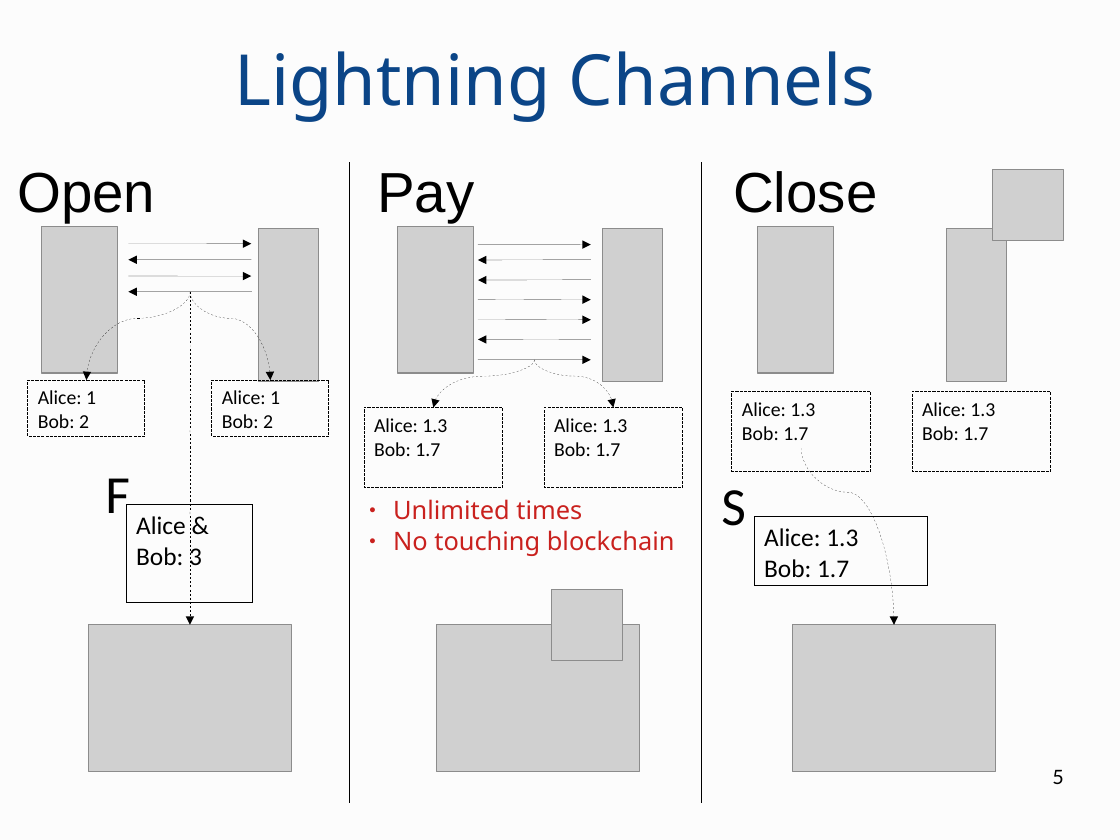
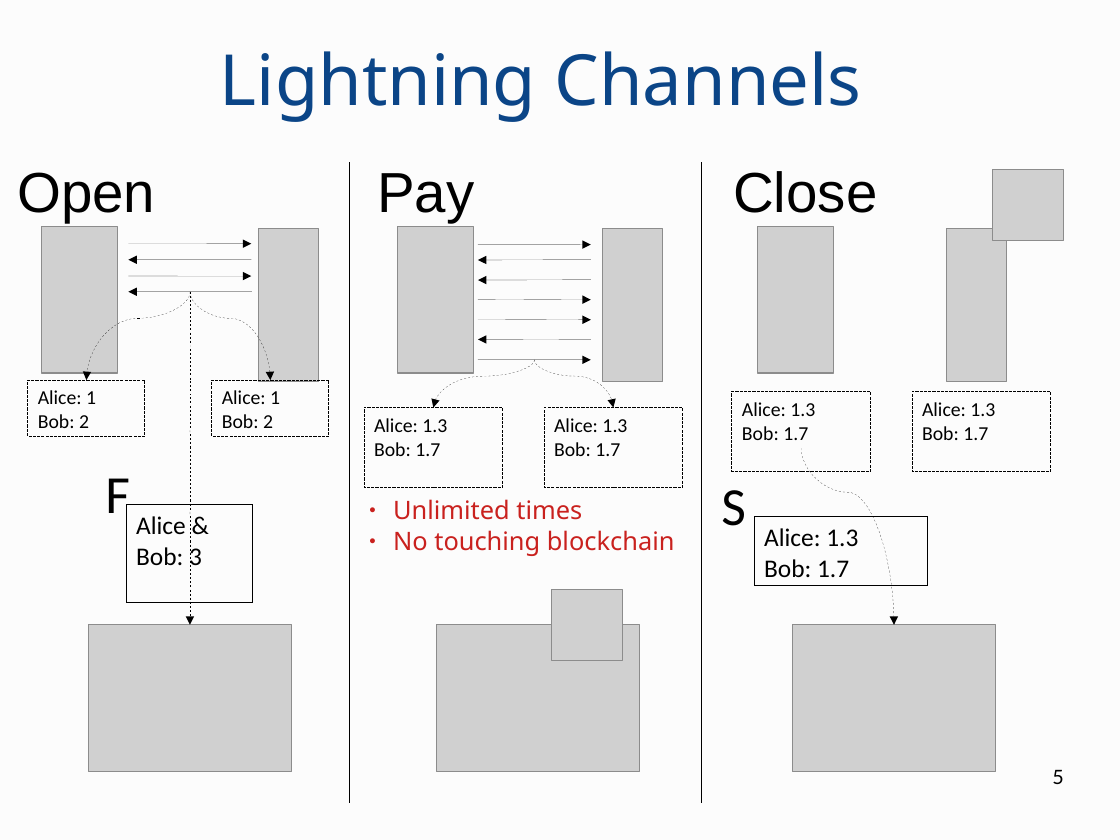
Before and after one commit to OrfeasLitos/PaymentChannels, a slide deck: slide 5 of paper-slides/presentation.odp. Drawn at 1120x840 pixels with LibreOffice and Linux fonts; fonts in the diff are those of the drawing; grey boxes stand for pictures. Boxes give left, top, right and bottom in pixels: in the first picture for what was removed or moved away, otherwise in the second. Text is boxed around its words. In the diff, an @@ line names an element or a change of style, - is before the commit and + after.

```diff
--- a/paper-slides/presentation.odp
+++ b/paper-slides/presentation.odp
@@ title "Lightning Channels": place and size @@
-title "Lightning Channels" at [234,51,876,122]
+title "Lightning Channels" at [220,51,862,122]
```
Also in this commit, not shown: 10 other slides changed, 1 other file.
